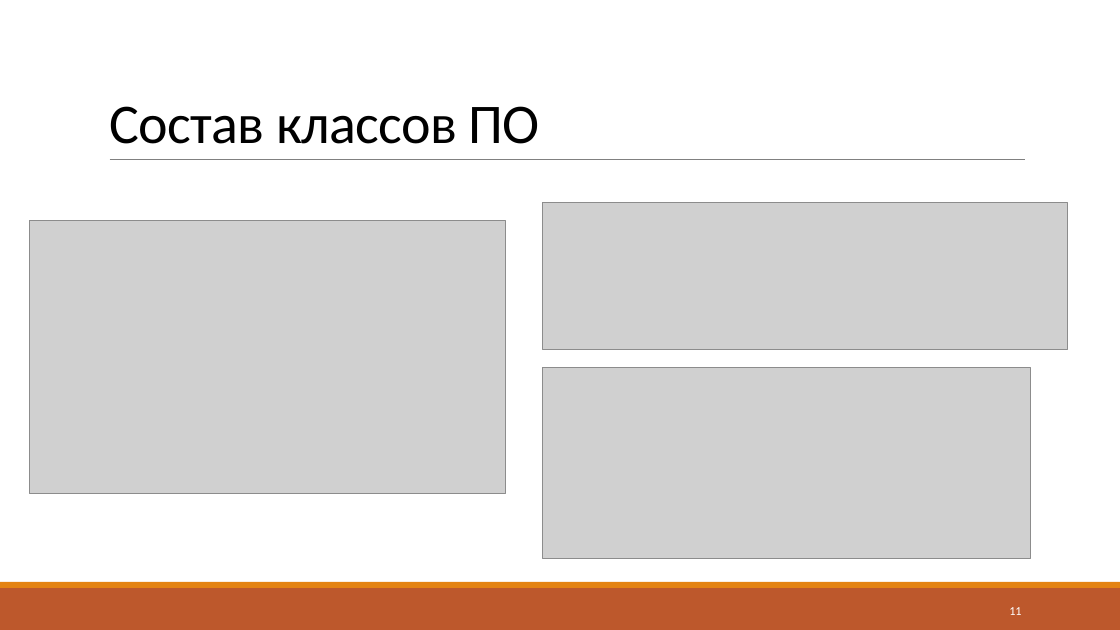
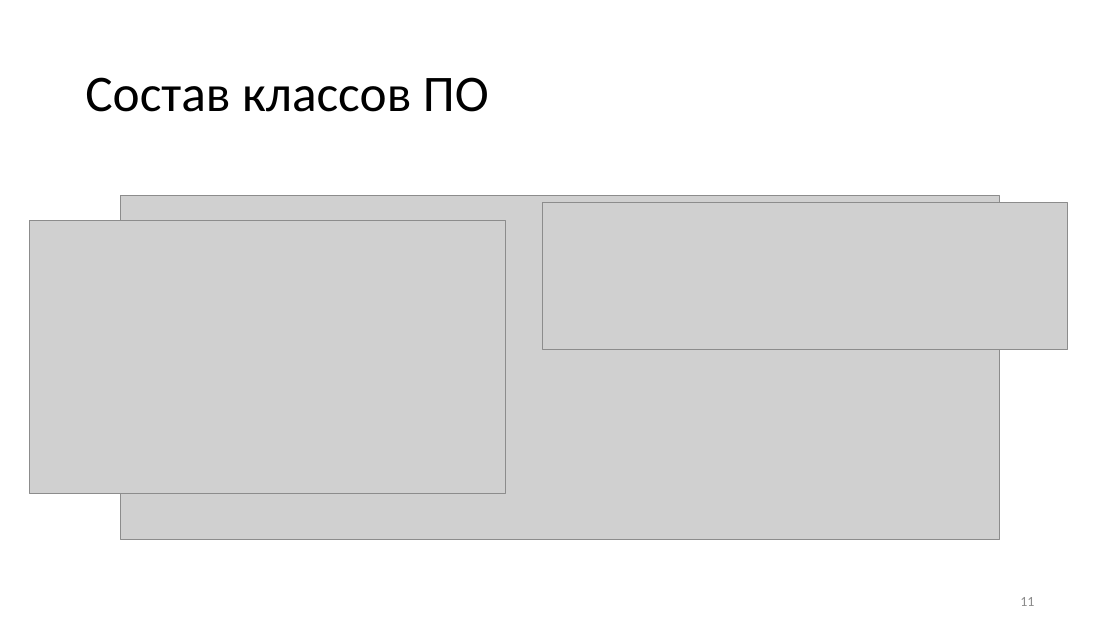
Before and after one commit to Yokud/DBCourseWork, a slide deck: slide 11 of docs/Presentation.pptx. Drawn at 1120x630 pixels with LibreOffice and Linux fonts; fonts in the diff are those of the drawing; grey boxes stand for pictures. Boxes give left, top, right and bottom in pixels: in the first picture for what was removed or moved away, otherwise in the second. Text is boxed around its words. In the diff, an @@ line names an element or a change of style, - is before the commit and + after.

```diff
--- a/docs/Presentation.pptx
+++ b/docs/Presentation.pptx
@@ title "Состав классов ПО": place and size @@
-title "Состав классов ПО" at [109,106,540,144]
+title "Состав классов ПО" at [85,77,489,112]
@@ title "Состав классов ПО" at [85,77,489,112]: size 48 to 44 pt, letter spacing -0.5 to 0 pt; line spacing 0.85 to 0.9; vertical alignment bottom to middle @@
@@ line removed from (110, 160) to (1026, 160) @@
@@ picture: place and size @@
-picture at [543,367,1030,559]
+picture at [121,195,1000,539]
@@ rectangle removed at [0,588,1120,630] @@
@@ rectangle removed at [0,582,1120,588] @@
@@ page number: place and size @@
-page number at [1009,607,1021,615]
+page number at [1020,597,1034,606]
@@ page number at [1020,597,1034,606]: size 10.5 to 12 pt, text colour #FFFFFF to #8C8C8C @@
```
Also in this commit, not shown: 16 other slides changed, 7 other files.
